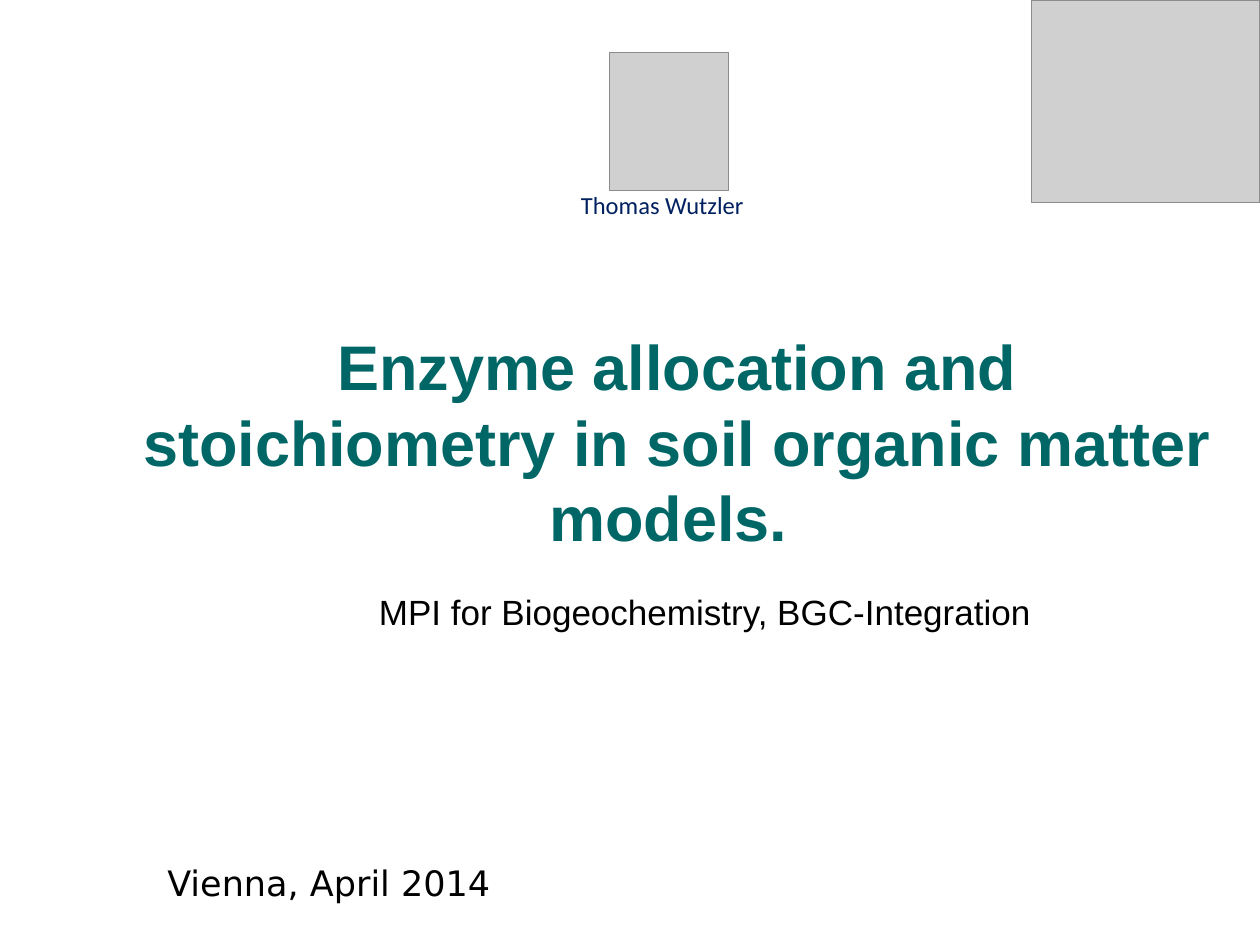
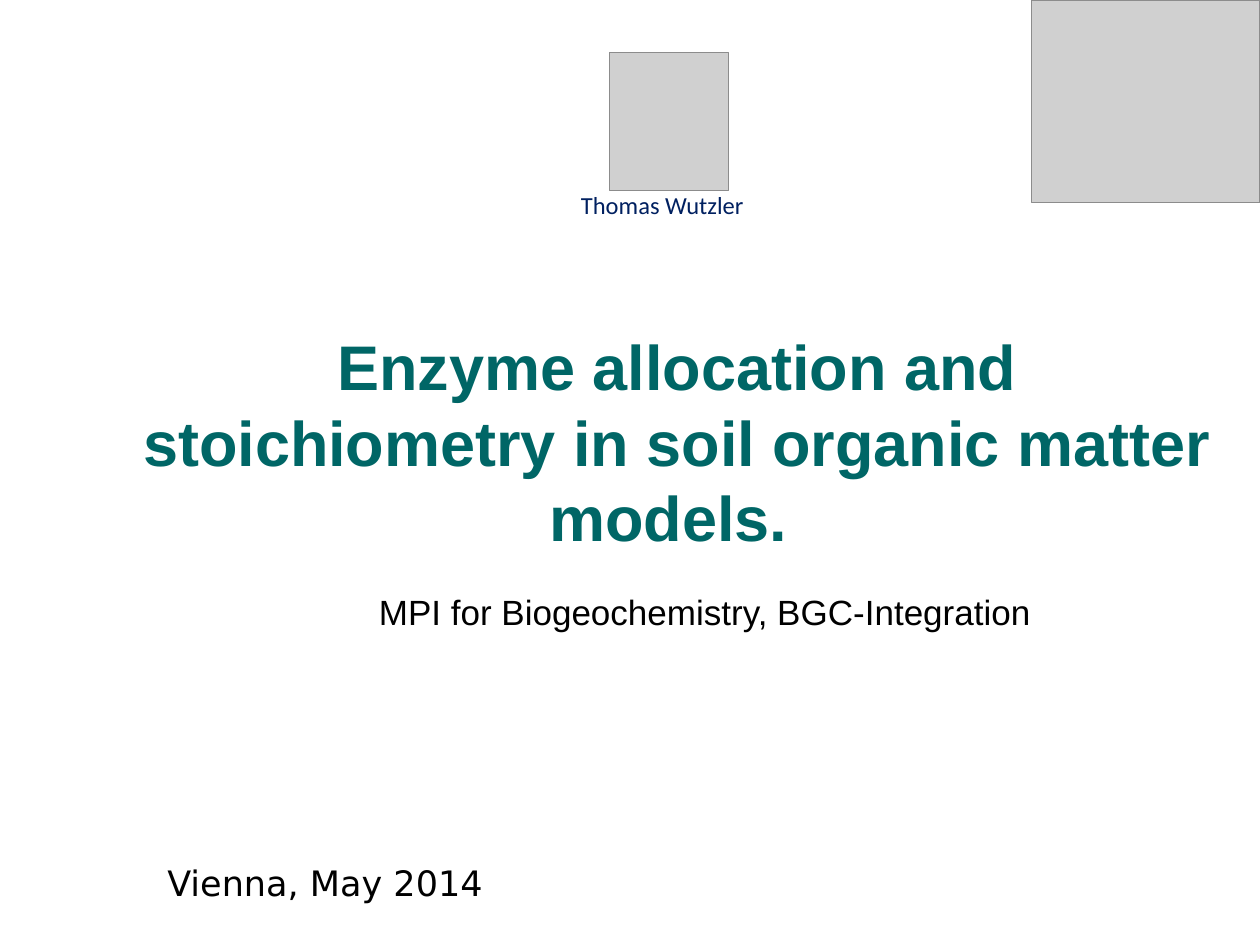
Before and after one commit to bgctw/sesam, a slide deck: slide 1 of inst/egu14/wutzler1404_vienna_stoichiometry.pptx. Drawn at 1260x945 pixels with LibreOffice and Linux fonts; fonts in the diff are those of the drawing; grey boxes stand for pictures; background and template pictures are left out. Boxes give left, top, right and bottom in pixels: in the first picture for what was removed or moved away, otherwise in the second. Text is boxed around its words. In the diff, an @@ line names an element or a change of style, - is before the commit and + after.

```diff
--- a/inst/egu14/wutzler1404_vienna_stoichiometry.pptx
+++ b/inst/egu14/wutzler1404_vienna_stoichiometry.pptx
@@ subtitle at (x1=167, y1=869, x2=482, y2=904): text changed @@
-Vienna, April 2014
+Vienna, May 2014
```
Also in this commit, not shown: 8 other slides changed, 3 slides added, 3 slides removed, 11 other files.
